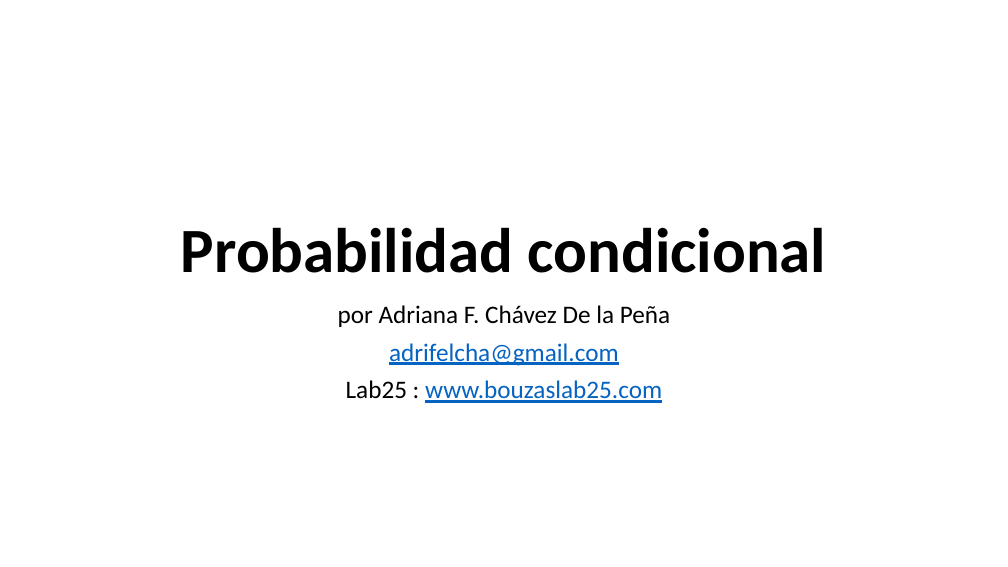
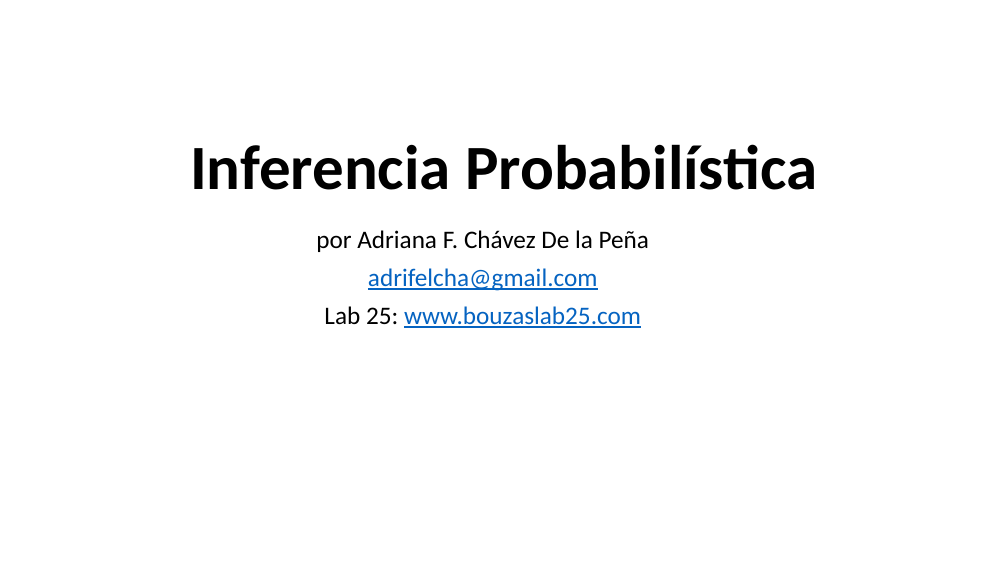
Before and after one commit to Adrifelcha/afchavez-019, a slide deck: slide 1 of JeanPiaget/2019-2020/Cuarentena/Sexto - Clases Remotas/2-InferenciaProbabilística.pptx (slide 15 before the commit). Drawn at 1008x567 pixels with LibreOffice and Linux fonts; fonts in the diff are those of the drawing. Boxes give left, top, right and bottom in pixels: in the first picture for what was removed or moved away, otherwise in the second. Text is boxed around its words. In the diff, an @@ line names an element or a change of style, - is before the commit and + after.

```diff
--- a/JeanPiaget/2019-2020/Cuarentena/Sexto - Clases Remotas/2-InferenciaProbabilística.pptx
+++ b/JeanPiaget/2019-2020/Cuarentena/Sexto - Clases Remotas/2-InferenciaProbabilística.pptx
@@ title added at (190, 144, 817, 190), 60 pt, text #000000, bold @@
+Inferencia Probabilística
@@ text "por Adriana F. Chávez De ...": place and size @@
-text "por Adriana F. Chávez De ..." at (338, 305, 670, 403)
+text "por Adriana F. Chávez De ..." at (316, 230, 649, 328)
@@ title removed at (181, 227, 827, 273) @@
-Probabilidad condicional
@@ text at (324, 306, 641, 328): spaces changed @@
-Lab25 : www.bouzaslab25.com
+Lab 25: www.bouzaslab25.com
```
Also in this commit, not shown: 7 other slides changed, 13 slides added, 1 slide removed, 7 other files.
